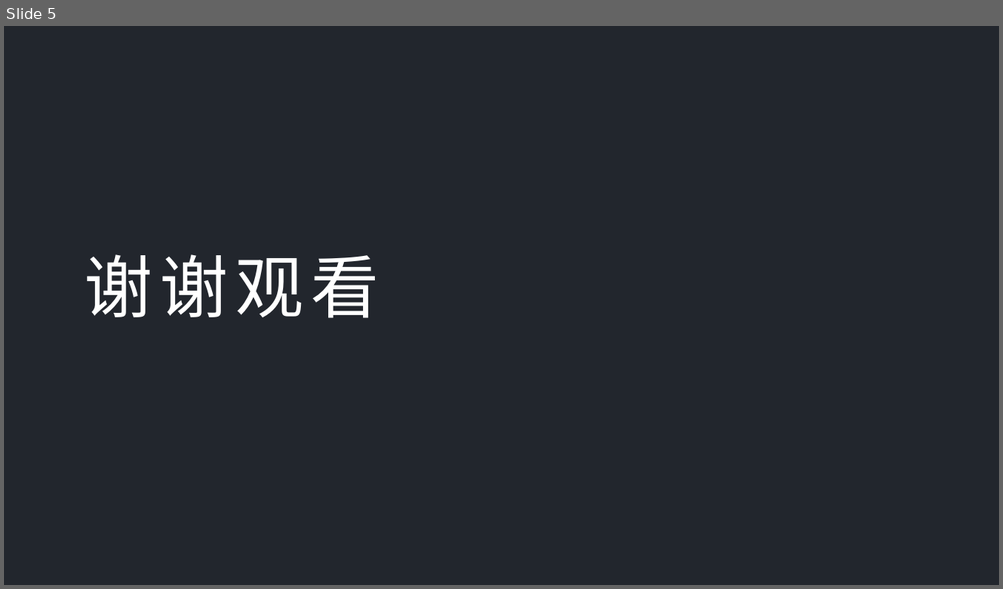
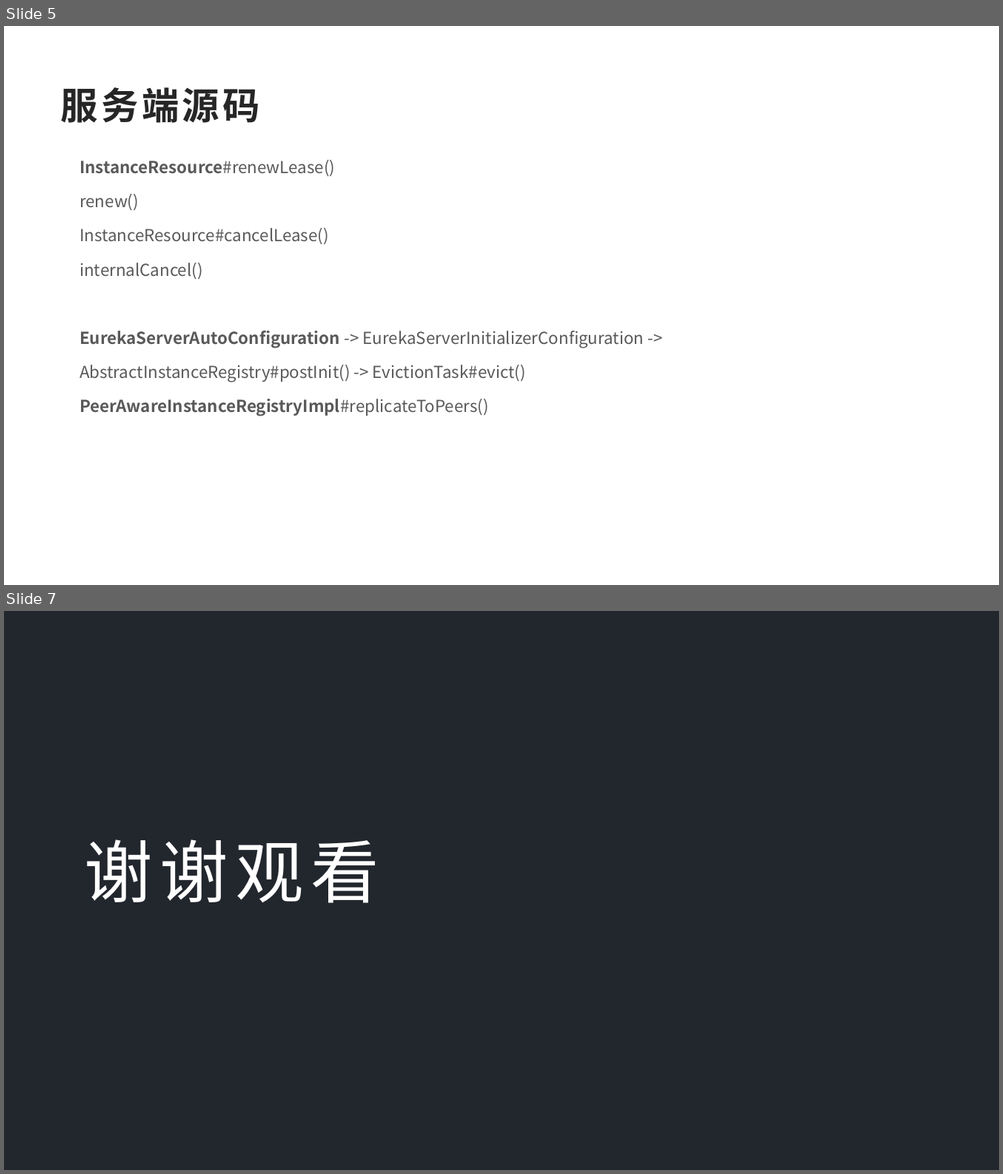
Before and after one commit to dylan7168/springcloud, a slide deck: document/SpringCloud融会贯通/01-Eureka原理解析.pptx. Shown one above the other, each under a label of ours: slide 5 before the commit, slides 5 and 7 after it; the slides between them are not shown. The pictures are 1003x589 and 1003x1174 pixels, drawn with LibreOffice and Linux fonts; fonts in the diff are those of the drawing; background and template pictures are left out. Boxes give left, top, right and bottom in pixels: in the first picture for what was removed or moved away, otherwise in the second. Text is boxed around its words. In the diff, an @@ line names an element or a change of style, - is before the commit and + after.

```diff
--- a/document/SpringCloud融会贯通/01-Eureka原理解析.pptx
+++ b/document/SpringCloud融会贯通/01-Eureka原理解析.pptx
@@ slide 5 added at [4,26,999,585], background #FFFFFF @@
@@ text added at [61,87,260,123], 36 pt, text #262626, bold @@
+服务端源码
@@ text added at [79,160,644,417], 16 pt, text #595959 @@
+InstanceResource#renewLease()
+renew()
+InstanceResource#cancelLease()
+internalCancel()
+EurekaServerAutoConfiguration -> EurekaServerInitializerConfiguration ->
+AbstractInstanceRegistry#postInit() -> EvictionTask#evict()
+PeerAwareInstanceRegistryImpl#replicateToPeers()
@@ what was slide 5 is now slide 7 @@
```
Also in this commit, not shown: 1 slide changed, 1 other slide added.
